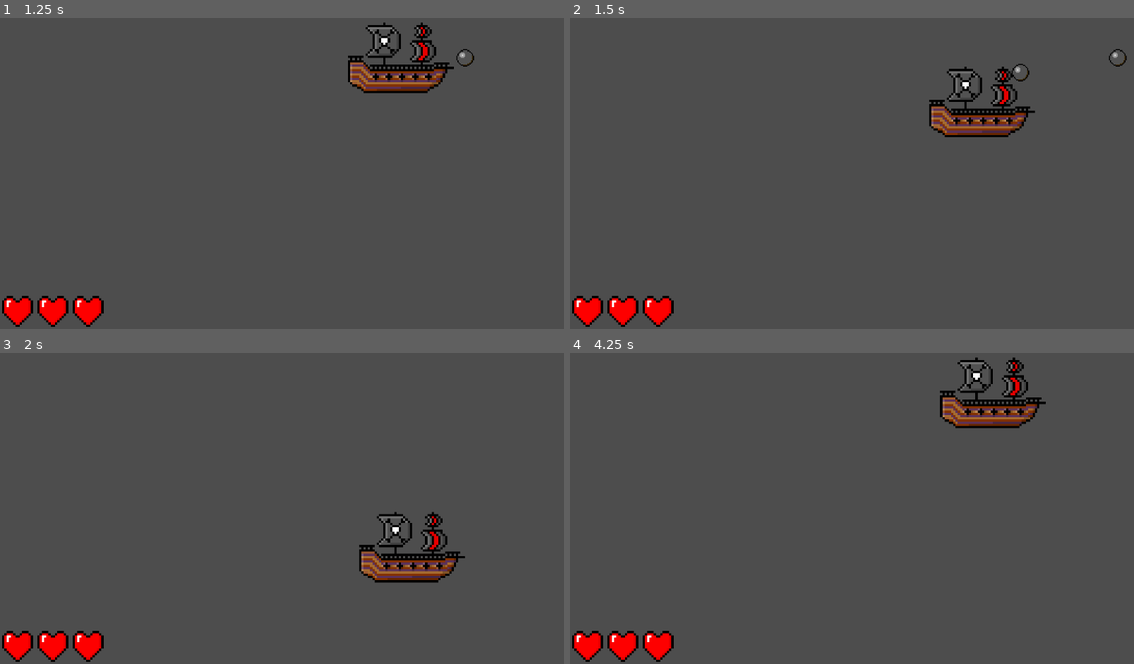
Above: before the commit, frames 1-4 (two rows, left to right).
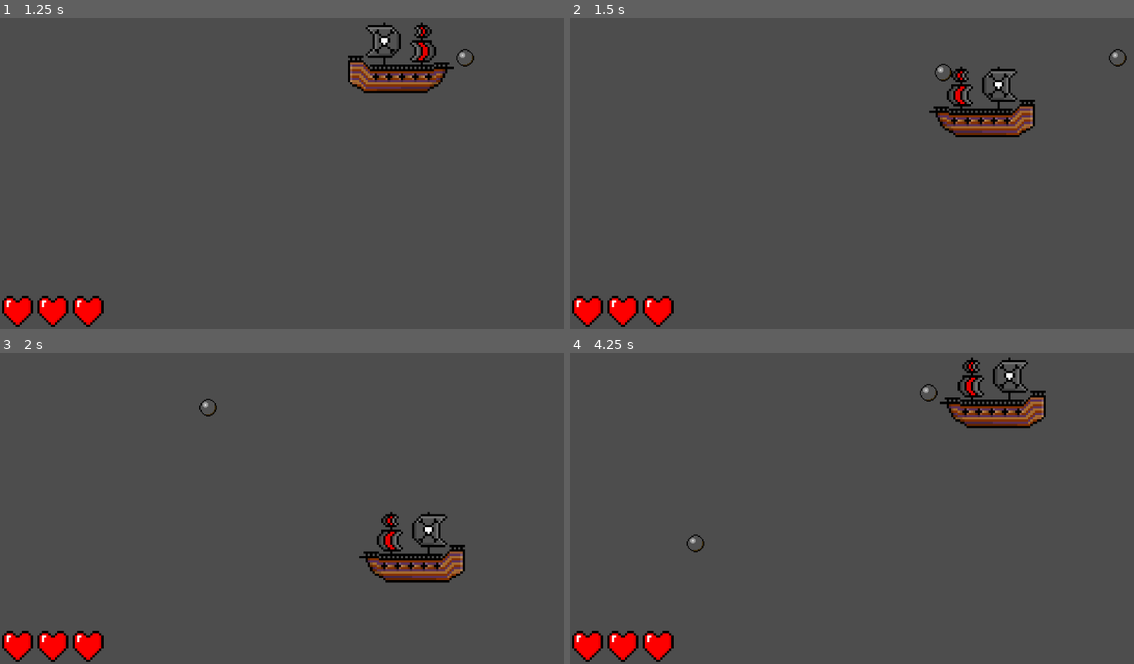
Above: after the commit, the same moments.

Repository: OwlWorksInnovations/30-day-challenge
Game: Godot game, scene res://Scenes/world_one.tscn
Two runs of this game, one before a commit and one after it. Both use one fixed random seed, a clock stepped at 60 frames per second and the inputs below.
Inputs:
- Up to frame 1 (1.25 s): tap Enter at 0.5 s; hold D (right) from 0.53 s (still down); tap Space (shoot) at 0.6 s
- Up to frame 2 (1.5 s): release D (right) at 1.28 s; hold S (down) from 1.28 s (still down); tap Space (shoot) at 1.35 s
- Up to frame 3 (2 s): keep holding S (down)
- Up to frame 4 (4.25 s): release S (down) at 2.03 s; hold D (right) 2.03-2.78 s; tap Space (shoot) at 2.1, 2.85, 3.6 s; hold W (up) 2.78-3.53 s; hold A (left) from 3.53 s (still down)

Frame 1 is identical in both runs. In frame 2, 1.9% of the frame differs, in the area x 63-83%, y 14-39%; in frame 3, 1.9%; in frame 4, 2.0%, in the area x 20-85%, y 1-65%.

Commit message:
Added left right side to pirate ship animation

Diff:
--- a/Scenes/player.tscn
+++ b/Scenes/player.tscn
@@ -7,11 +7,18 @@
 atlas = ExtResource("1_v0iea")
 region = Rect2(0, 0, 48, 32)
 
-[sub_resource type="SpriteFrames" id="SpriteFrames_cvnsp"]
+[sub_resource type="AtlasTexture" id="AtlasTexture_6t5aa"]
+atlas = ExtResource("1_v0iea")
+region = Rect2(48, 0, 48, 32)
+
+[sub_resource type="SpriteFrames" id="SpriteFrames_vgqql"]
 animations = [{
 "frames": [{
 "duration": 1.0,
 "texture": SubResource("AtlasTexture_cvnsp")
+}, {
+"duration": 1.0,
+"texture": SubResource("AtlasTexture_6t5aa")
 }],
 "loop": true,
 "name": &"default",
@@ -24,8 +31,8 @@
 script = ExtResource("1_cvnsp")
 
 [node name="AnimatedSprite2D" type="AnimatedSprite2D" parent="." unique_id=980823141]
-sprite_frames = SubResource("SpriteFrames_cvnsp")
-frame_progress = 0.6967481
+sprite_frames = SubResource("SpriteFrames_vgqql")
+frame_progress = 0.9878177
 
 [node name="CollisionShape2D" type="CollisionShape2D" parent="." unique_id=471838633]
 shape = SubResource("RectangleShape2D_cvnsp")
Binary file changed: Assets/boat.aseprite
Binary file changed: Assets/boat.png
Binary file changed: Assets/boat_old.aseprite
